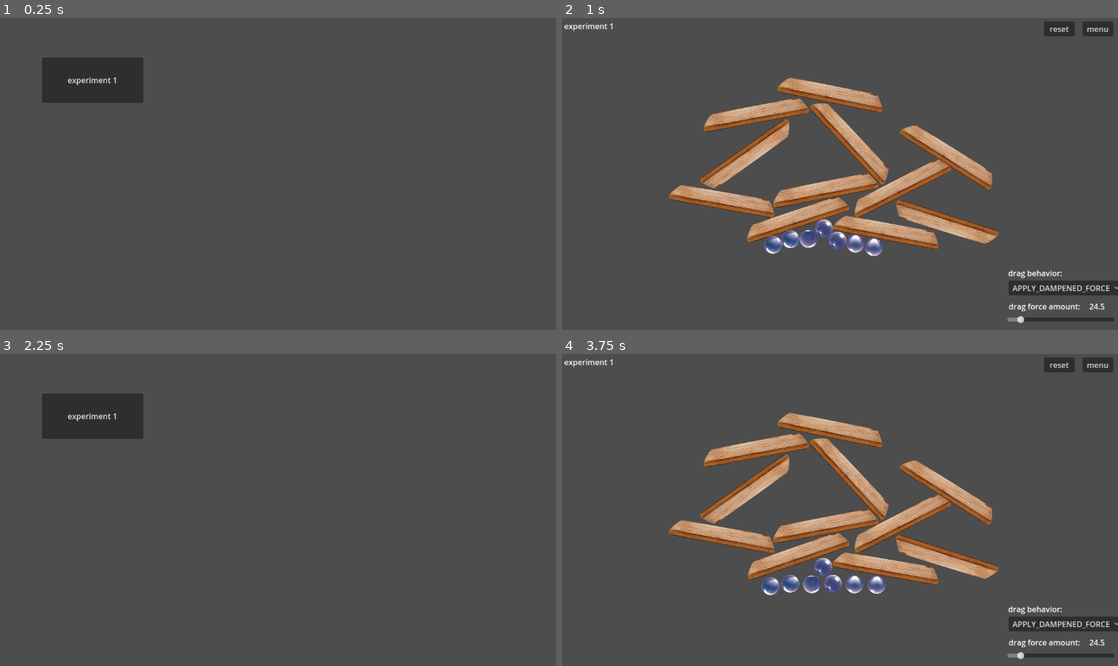
Above: before the commit, frames 1-4 (two rows, left to right).
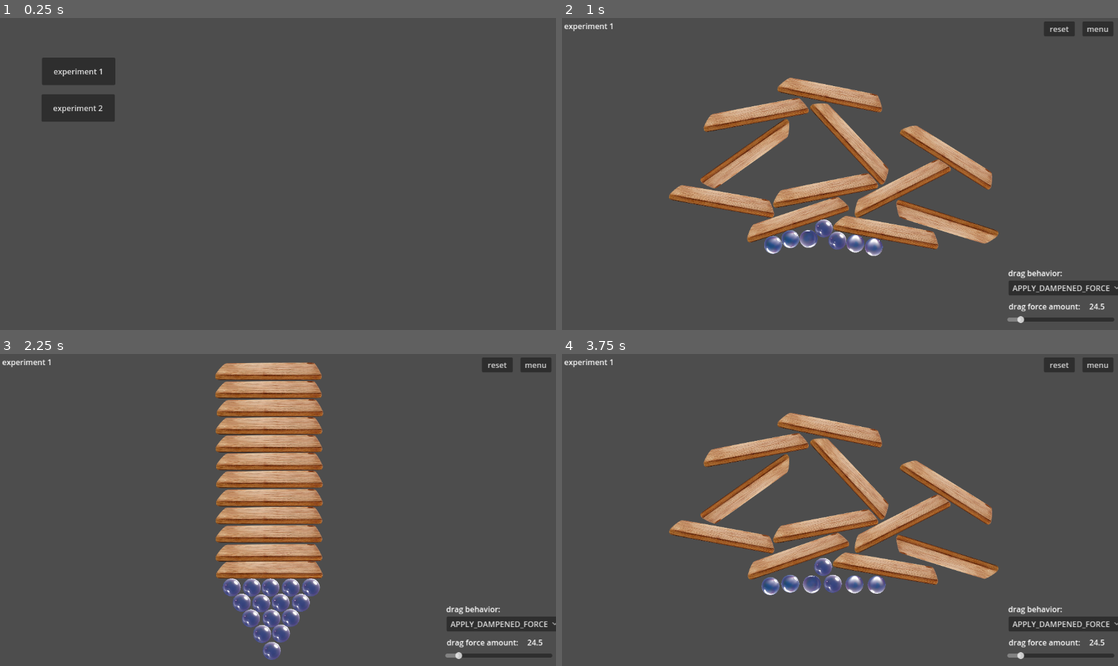
Above: after the commit, the same moments.

Repository: outrightmental/ggj25-bubble-up
Game: Godot game, scene res://scenes/main.tscn
Same seed, same stepped clock (60 frames per second), same inputs: the game is played once before the commit and once after it.
Inputs (mouse positions are in pixels of both pictures, inside the frame that each line leads up to):
- Up to frame 1 (0.25 s): no input
- Up to frame 2 (1 s): click "experiment 1" at 0.5 s
- Up to frame 3 (2.25 s): click "menu" at 1.25 s; click (77, 444) at 2 s, where only the run after the commit has a clickable "experiment 2"
- Up to frame 4 (3.75 s): click (1095, 363) at 2.75 s, where only the run after the commit has a clickable "menu"; click "experiment 1" at 3.5 s

The runs differ from the first frame. In frame 1, 2.0% of the frame differs, in the area x 7-26%, y 12-34%; in frame 2, nothing differs; in frame 3, 19%, in the area x 0-100%, y 1-98%; in frame 4, nothing differs.

Commit message:
first draft, experiment two

Diff:
--- /dev/null
+++ b/project/scenes/experiment_2/experiment_2.tscn
@@ -0,0 +1,97 @@
+[gd_scene load_steps=4 format=3 uid="uid://bnxy8a4o6w04q"]
+
+[ext_resource type="PackedScene" uid="uid://d4cmqk53ynl56" path="res://models/board/board.tscn" id="1_bnfqk"]
+[ext_resource type="PackedScene" uid="uid://bpm0ebbgn2yt0" path="res://models/bubble/bubble.tscn" id="2_6lwqn"]
+[ext_resource type="PackedScene" uid="uid://gl5hdp43qnoj" path="res://models/controls/controls.tscn" id="3_3dinx"]
+
+[node name="Experiment 1 Scene 2D" type="Node2D"]
+
+[node name="board1" parent="." instance=ExtResource("1_bnfqk")]
+position = Vector2(559, 448)
+
+[node name="board2" parent="." instance=ExtResource("1_bnfqk")]
+position = Vector2(558, 410)
+
+[node name="board3" parent="." instance=ExtResource("1_bnfqk")]
+position = Vector2(558, 371)
+
+[node name="board4" parent="." instance=ExtResource("1_bnfqk")]
+position = Vector2(558, 333)
+
+[node name="board5" parent="." instance=ExtResource("1_bnfqk")]
+position = Vector2(559, 296)
+
+[node name="board6" parent="." instance=ExtResource("1_bnfqk")]
+position = Vector2(559, 258)
+
+[node name="board7" parent="." instance=ExtResource("1_bnfqk")]
+position = Vector2(559, 221)
+
+[node name="board8" parent="." instance=ExtResource("1_bnfqk")]
+position = Vector2(558, 184)
+
+[node name="board9" parent="." instance=ExtResource("1_bnfqk")]
+position = Vector2(558, 147)
+
+[node name="board10" parent="." instance=ExtResource("1_bnfqk")]
+position = Vector2(560, 110)
+
+[node name="board11" parent="." instance=ExtResource("1_bnfqk")]
+position = Vector2(557, 72)
+
+[node name="board12" parent="." instance=ExtResource("1_bnfqk")]
+position = Vector2(557, 34)
+
+[node name="Bubble" parent="." instance=ExtResource("2_6lwqn")]
+position = Vector2(561, 486)
+
+[node name="Bubble2" parent="." instance=ExtResource("2_6lwqn")]
+position = Vector2(522, 486)
+
+[node name="Bubble3" parent="." instance=ExtResource("2_6lwqn")]
+position = Vector2(602, 486)
+
+[node name="Bubble4" parent="." instance=ExtResource("2_6lwqn")]
+position = Vector2(481, 487)
+
+[node name="Bubble5" parent="." instance=ExtResource("2_6lwqn")]
+position = Vector2(643, 487)
+
+[node name="Bubble6" parent="." instance=ExtResource("2_6lwqn")]
+position = Vector2(502, 520)
+
+[node name="Bubble7" parent="." instance=ExtResource("2_6lwqn")]
+position = Vector2(541, 521)
+
+[node name="Bubble8" parent="." instance=ExtResource("2_6lwqn")]
+position = Vector2(581, 520)
+
+[node name="Bubble9" parent="." instance=ExtResource("2_6lwqn")]
+position = Vector2(622, 521)
+
+[node name="Bubble10" parent="." instance=ExtResource("2_6lwqn")]
+position = Vector2(601, 554)
+
+[node name="Bubble11" parent="." instance=ExtResource("2_6lwqn")]
+position = Vector2(562, 555)
+
+[node name="Bubble12" parent="." instance=ExtResource("2_6lwqn")]
+position = Vector2(521, 556)
+
+[node name="Bubble13" parent="." instance=ExtResource("2_6lwqn")]
+position = Vector2(543, 590)
+
+[node name="Bubble14" parent="." instance=ExtResource("2_6lwqn")]
+position = Vector2(582, 589)
+
+[node name="Bubble15" parent="." instance=ExtResource("2_6lwqn")]
+position = Vector2(563, 625)
+
+[node name="Controls" parent="." instance=ExtResource("3_3dinx")]
+
+[node name="Label" type="Label" parent="Controls"]
+offset_left = -462.5
+offset_top = -359.0
+offset_right = -350.5
+offset_bottom = -335.0
+text = "experiment 1"
--- a/project/scenes/main.gd
+++ b/project/scenes/main.gd
@@ -1,16 +1,12 @@
 extends Node2D
 
-# Called when the node enters the scene tree for the first time.
-func _ready() -> void:
-	pass # Replace with function body.
+func _on_navigate_experiment_1() -> void:
+	_on_navigate_experiment(1)
 
 
-# Called every frame. 'delta' is the elapsed time since the previous frame.
-func _process(delta: float) -> void:
-	# no op
-	pass
+func _on_navigate_experiment_2() -> void:
+	_on_navigate_experiment(2)
 
 
-func _on_button_pressed() -> void:
-	get_tree().change_scene_to_file("res://scenes/experiment_1/experiment_1.tscn")
-	pass # Replace with function body.
+func _on_navigate_experiment(experiment_number: int) -> void:
+	get_tree().change_scene_to_file("res://scenes/experiment_" + str(experiment_number) + "/experiment_" + str(experiment_number) + ".tscn")
--- a/project/scenes/main.tscn
+++ b/project/scenes/main.tscn
@@ -10,9 +10,18 @@
 [node name="Button" type="Button" parent="."]
 offset_left = 87.0
 offset_top = 82.0
-offset_right = 297.0
-offset_bottom = 176.0
+offset_right = 239.0
+offset_bottom = 139.0
 theme = SubResource("Theme_o41tl")
 text = "experiment 1"
 
-[connection signal="pressed" from="Button" to="." method="_on_button_pressed"]
+[node name="Button2" type="Button" parent="."]
+offset_left = 86.0
+offset_top = 158.0
+offset_right = 238.0
+offset_bottom = 215.0
+theme = SubResource("Theme_o41tl")
+text = "experiment 2"
+
+[connection signal="pressed" from="Button" to="." method="_on_navigate_experiment_1"]
+[connection signal="pressed" from="Button2" to="." method="_on_navigate_experiment_2"]
